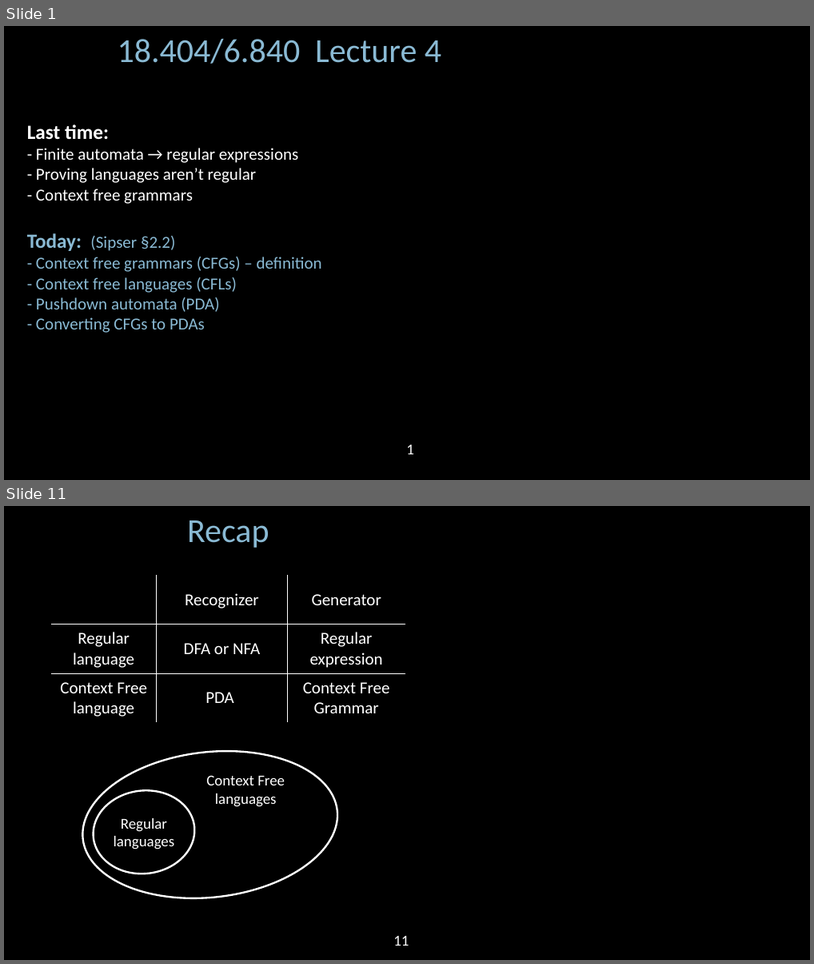
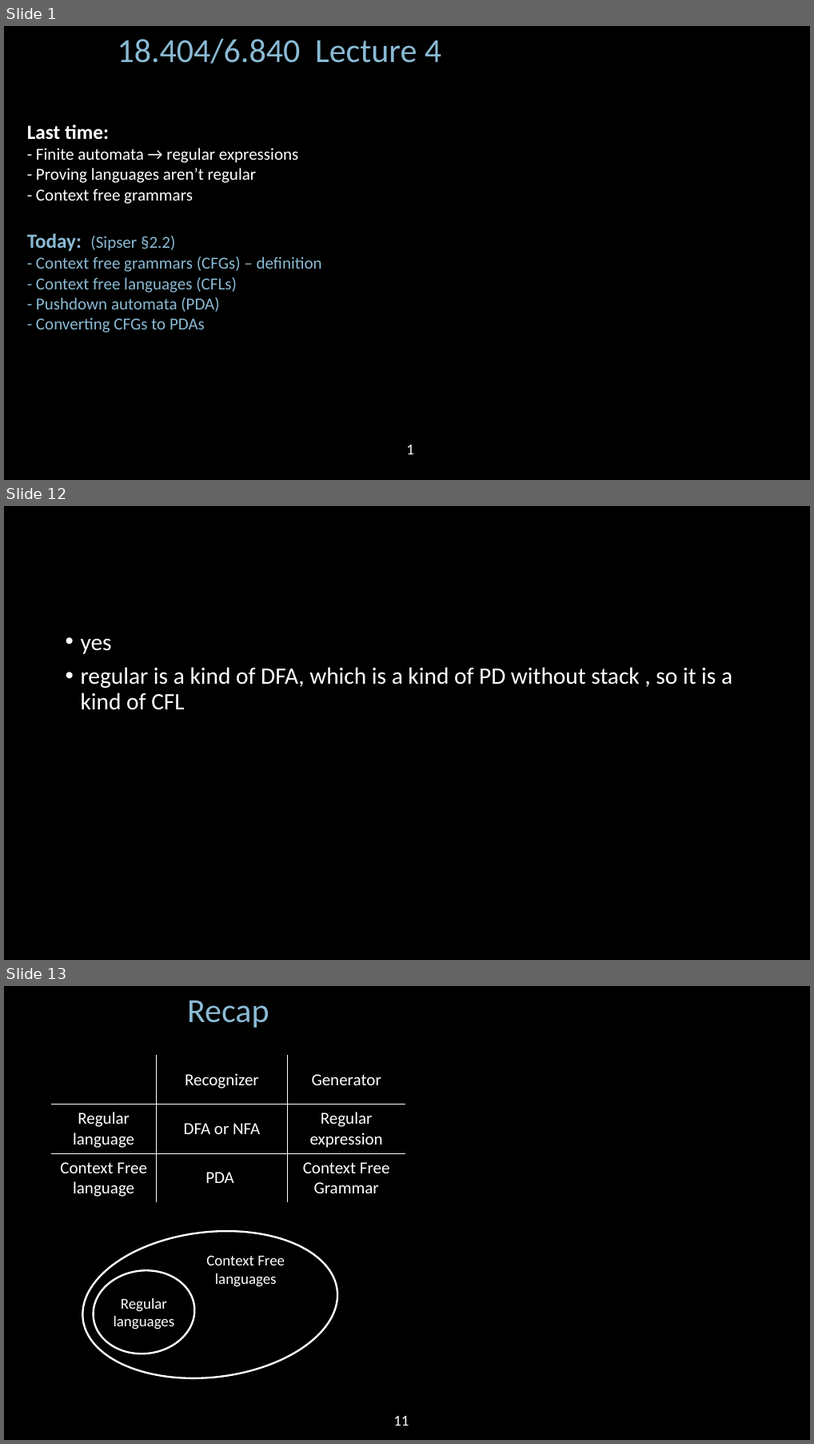
Before and after one commit to faede/Daily, a slide deck: mit18.404/MIT18_404f20_lec4.pptx. Shown one above the other, each under a label of ours: slides 1 and 11 before the commit, slides 1, 12 and 13 after it; the slides between them are not shown. The pictures are 814x964 and 814x1444 pixels, drawn with LibreOffice and Linux fonts; fonts in the diff are those of the drawing. Boxes give left, top, right and bottom in pixels: in the first picture for what was removed or moved away, otherwise in the second. Text is boxed around its words. In the diff, an @@ line names an element or a change of style, - is before the commit and + after.

```diff
--- a/mit18.404/MIT18_404f20_lec4.pptx
+++ b/mit18.404/MIT18_404f20_lec4.pptx
@@ slide 12 added at (x1=4, y1=506, x2=810, y2=960), background #000000 @@
@@ text added at (x1=81, y1=638, x2=733, y2=710), 28 pt, text #FFFFFF @@
+• yes
+• regular is a kind of DFA, which is a kind of PD without stack , so it is a kind of CFL
@@ what was slide 11 is now slide 13 @@
```
Also in this commit, not shown: 1 slide changed, 2 other slides added, 1 other file.
